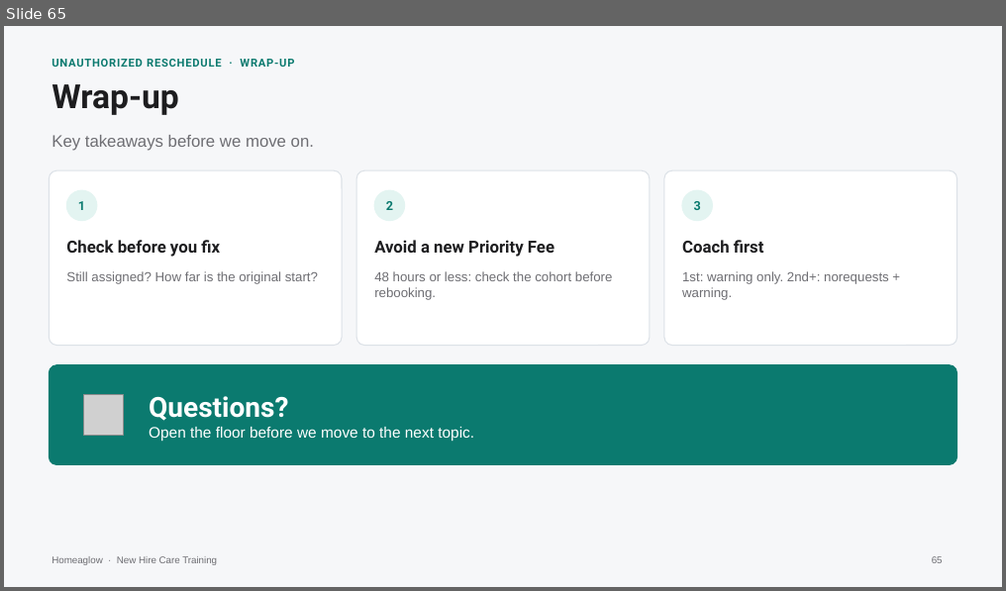
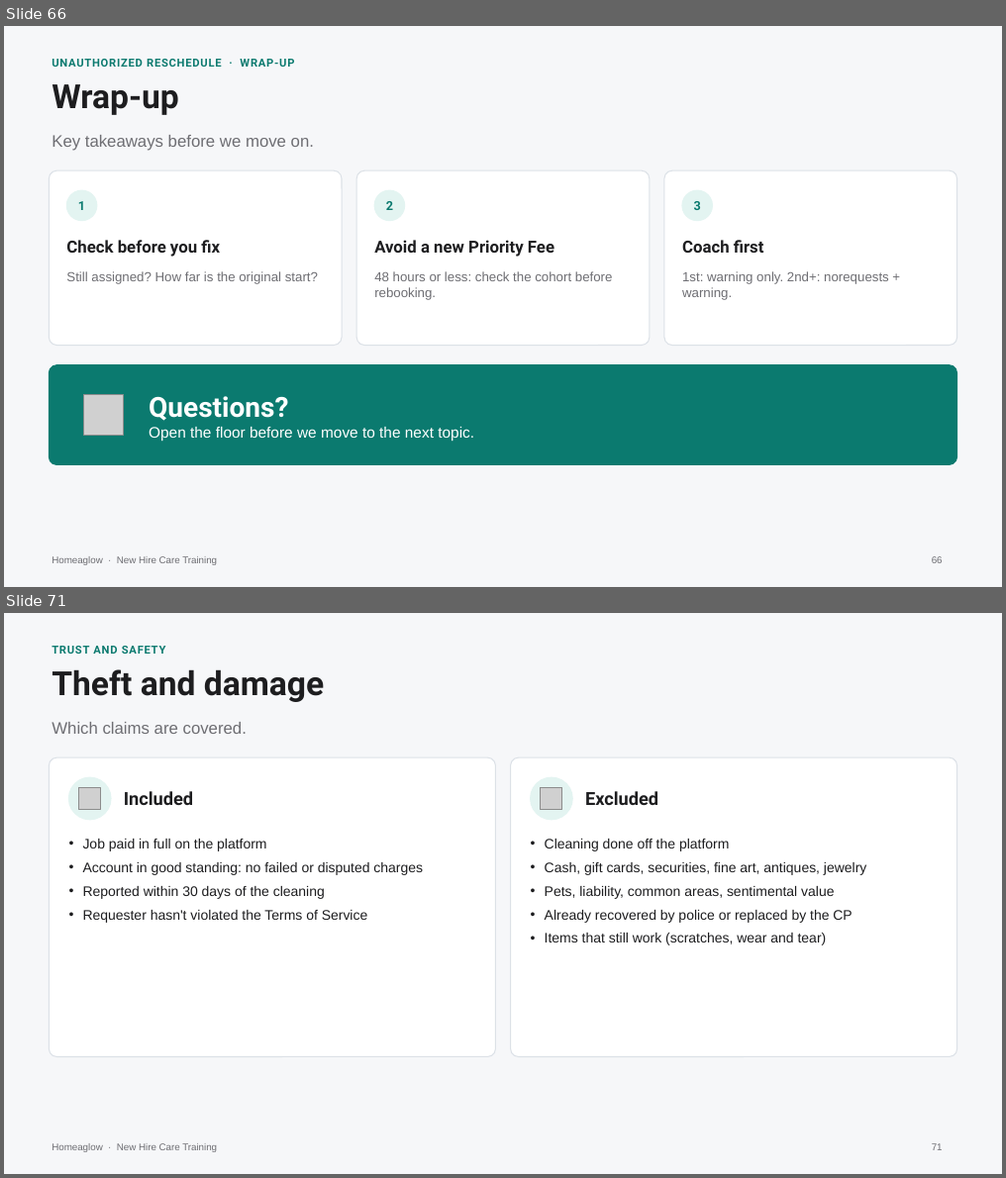
Before and after one commit to anjulimichelle/training, a slide deck: billing-disputes/billing-disputes-cash-payments.pptx. Shown one above the other, each under a label of ours: slide 65 before the commit, slides 66 and 71 after it; the slides between them are not shown. The pictures are 1006x591 and 1006x1178 pixels, drawn with LibreOffice and Linux fonts; fonts in the diff are those of the drawing; grey boxes stand for pictures. Boxes give left, top, right and bottom in pixels: in the first picture for what was removed or moved away, otherwise in the second. Text is boxed around its words. In the diff, an @@ line names an element or a change of style, - is before the commit and + after.

```diff
--- a/billing-disputes/billing-disputes-cash-payments.pptx
+++ b/billing-disputes/billing-disputes-cash-payments.pptx
@@ slide 71 added at (4, 613, 1002, 1174), background #F6F7F9; not listed: 1 template element that a slide beside it also shows @@
@@ text added at (52, 646, 166, 654), 8 pt, text #0B7A6F, bold @@
+TRUST AND SAFETY
@@ text added at (52, 669, 324, 702), 24 pt, text #1D1D1F, bold @@
+Theft and damage
@@ text added at (52, 722, 247, 734), 12 pt, text #6E6E73 @@
+Which claims are covered.
@@ rounded rectangle added at (49, 758, 495, 1058), fill #FFFFFF, outline #DCE1E7 0.75 pt @@
@@ rounded rectangle added at (511, 758, 957, 1058), fill #FFFFFF, outline #DCE1E7 0.75 pt @@
@@ ellipse added at (69, 777, 111, 820), fill #E3F4F1, outline #E3F4F1 1 pt @@
@@ picture added at (79, 787, 101, 810) @@
@@ ellipse added at (531, 777, 573, 820), fill #E3F4F1, outline #E3F4F1 1 pt @@
@@ picture added at (541, 787, 562, 810) @@
@@ text added at (124, 791, 193, 805), 13 pt, text #1D1D1F, bold @@
+Included
@@ text added at (585, 791, 658, 805), 13 pt, text #1D1D1F, bold @@
+Excluded
@@ text added at (83, 839, 423, 923), 10 pt, text #1D1D1F @@
+• Job paid in full on the platform
+• Account in good standing: no failed or disputed charges
+• Reported within 30 days of the cleaning
+• Requester hasn't violated the Terms of Service
@@ text added at (545, 839, 866, 946), 10 pt, text #1D1D1F @@
+• Cleaning done off the platform
+• Cash, gift cards, securities, fine art, antiques, jewelry
+• Pets, liability, common areas, sentimental value
+• Already recovered by police or replaced by the CP
+• Items that still work (scratches, wear and tear)
@@ page number added at (932, 1144, 943, 1151), 7 pt, text #6E6E73 @@
+71
@@ what was slide 65 is now slide 66 @@
```
Also in this commit, not shown: 7 slides changed, 17 other slides added, 2 other files.
